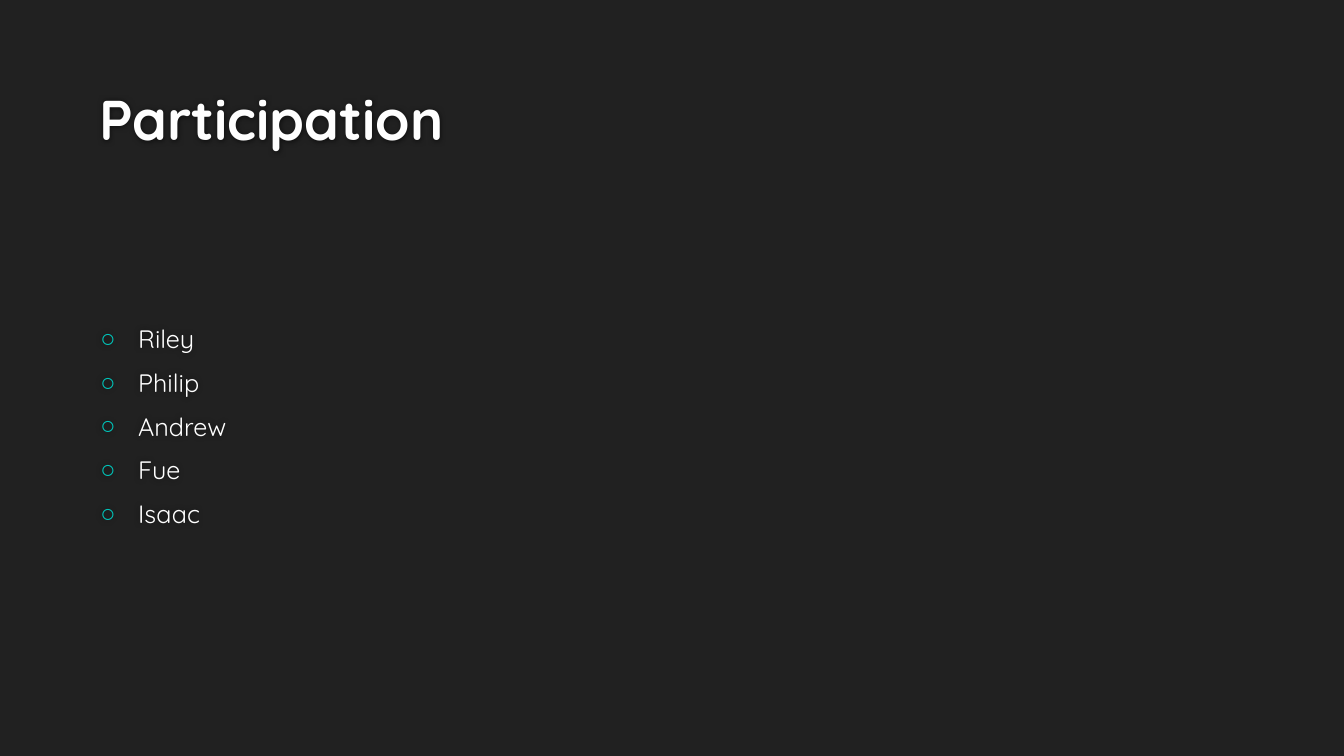
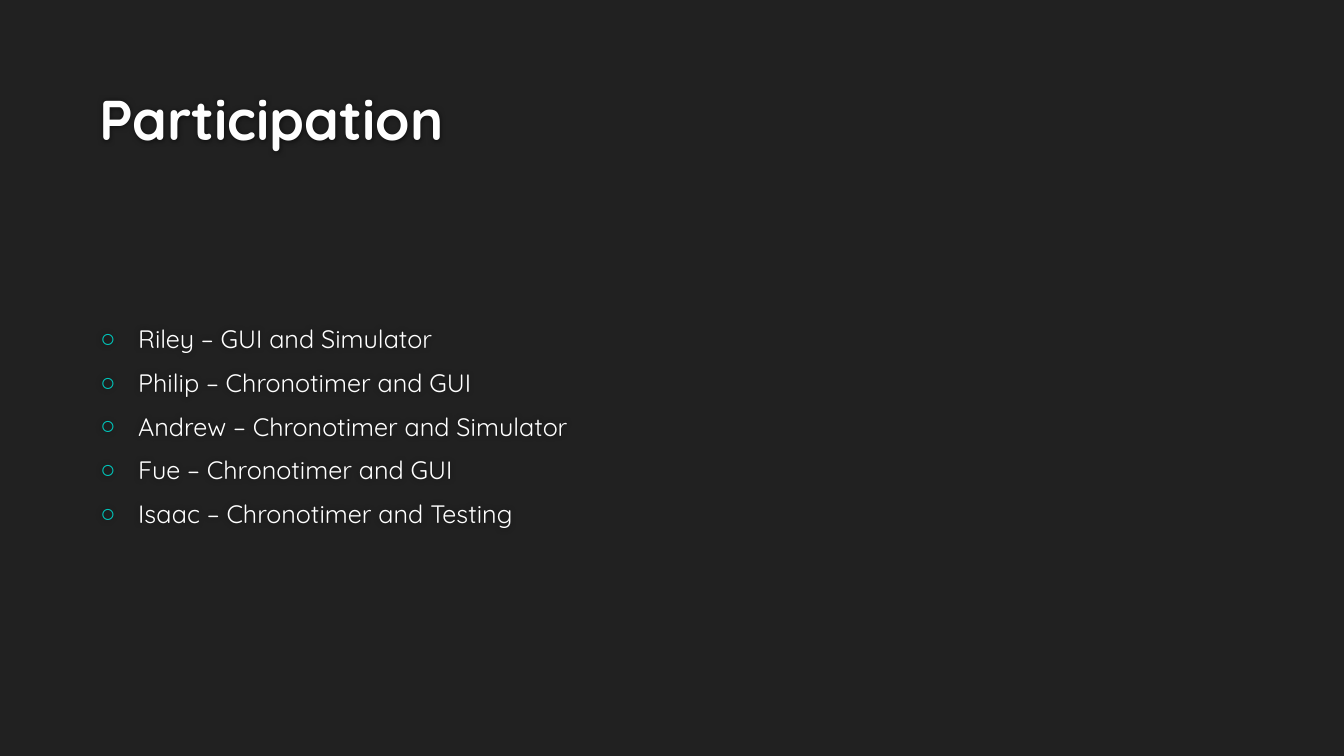
Before and after one commit to Fastwatch/FastWatch361, a slide deck: slide 8 of Artifacts/Presentation/Fastwatch.pptx. Drawn at 1344x756 pixels with LibreOffice and Linux fonts; fonts in the diff are those of the drawing; background and template pictures are left out. Boxes give left, top, right and bottom in pixels: in the first picture for what was removed or moved away, otherwise in the second. Text is boxed around its words. In the diff, an @@ line names an element or a change of style, - is before the commit and + after.

```diff
--- a/Artifacts/Presentation/Fastwatch.pptx
+++ b/Artifacts/Presentation/Fastwatch.pptx
@@ text at [138,329,567,528]: text changed @@
-○ Riley
-○ Philip
-○ Andrew
-○ Fue
-○ Isaac
+○ Riley – GUI and Simulator
+○ Philip – Chronotimer and GUI
+○ Andrew – Chronotimer and Simulator
+○ Fue – Chronotimer and GUI
+○ Isaac – Chronotimer and Testing
```
Also in this commit, not shown: 5 other slides changed, 8 other files.
